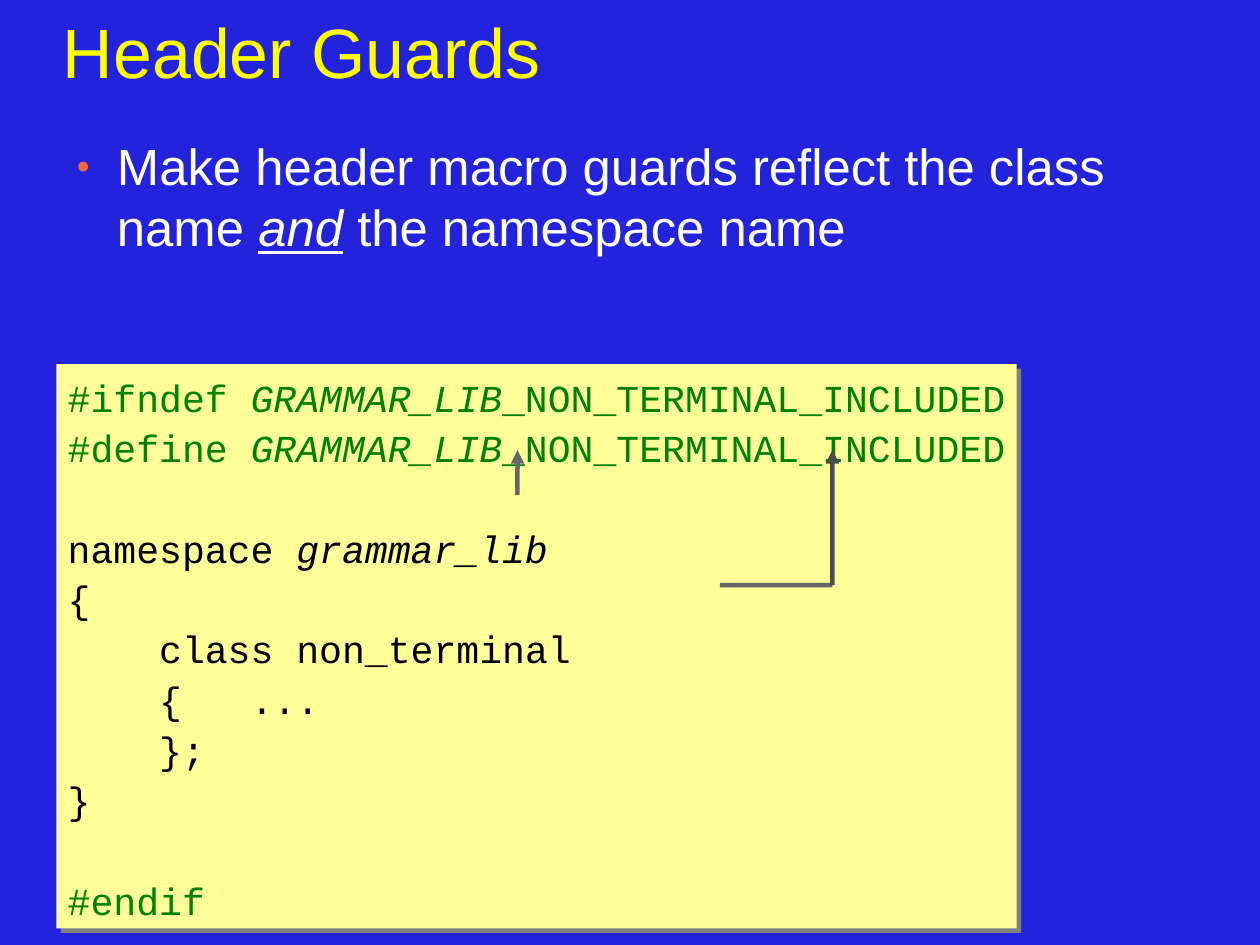
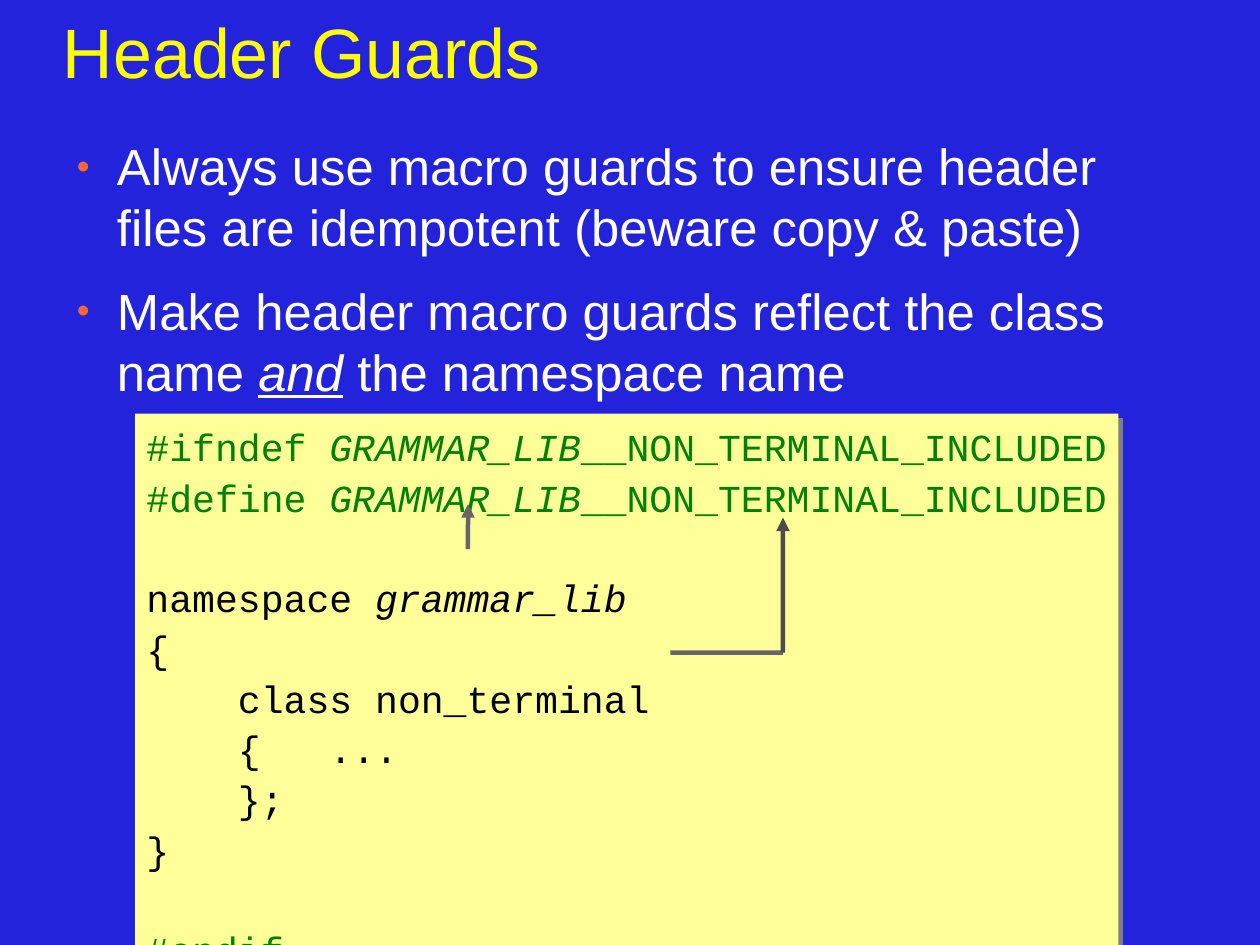
Before and after one commit to JonJagger/two-day-courses, a slide deck: slide 5 of cppf/06_Program_Organization_and_Dependency_Management.odp (slide 6 before the commit). Drawn at 1260x945 pixels with LibreOffice and Linux fonts; fonts in the diff are those of the drawing. Boxes give left, top, right and bottom in pixels: in the first picture for what was removed or moved away, otherwise in the second. Text is boxed around its words. In the diff, an @@ line names an element or a change of style, - is before the commit and + after.

```diff
--- a/cppf/06_Program_Organization_and_Dependency_Management.odp
+++ b/cppf/06_Program_Organization_and_Dependency_Management.odp
@@ text at <box>117,148,1096,257</box>: paragraph added @@
+● Always use macro guards to ensure header files are idempotent (beware copy & paste)
@@ rectangle "#ifndef GRAMMAR_LIB__NON_TERMINAL_INCLUDED": place and size @@
-rectangle "#ifndef GRAMMAR_LIB__NON_TERMINAL_INCLUDED" at <box>56,365,1016,930</box>
+rectangle "#ifndef GRAMMAR_LIB__NON_TERMINAL_INCLUDED" at <box>135,414,1118,945</box>
@@ text in rectangle at <box>151,435,1106,523</box>: text changed @@
-#ifndef GRAMMAR_LIB_NON_TERMINAL_INCLUDED
-#define GRAMMAR_LIB_NON_TERMINAL_INCLUDED
+#ifndef GRAMMAR_LIB__NON_TERMINAL_INCLUDED
+#define GRAMMAR_LIB__NON_TERMINAL_INCLUDED
@@ arrow moved from (518, 495) - (518, 450) to (468, 549) - (468, 504) @@
@@ arrow moved from (832, 585) - (832, 450) to (783, 653) - (783, 518) @@
@@ line moved from (720, 585) - (832, 585) to (671, 653) - (783, 653) @@
```
Also in this commit, not shown: 16 other slides changed, 4 slides added, 3 slides removed.
